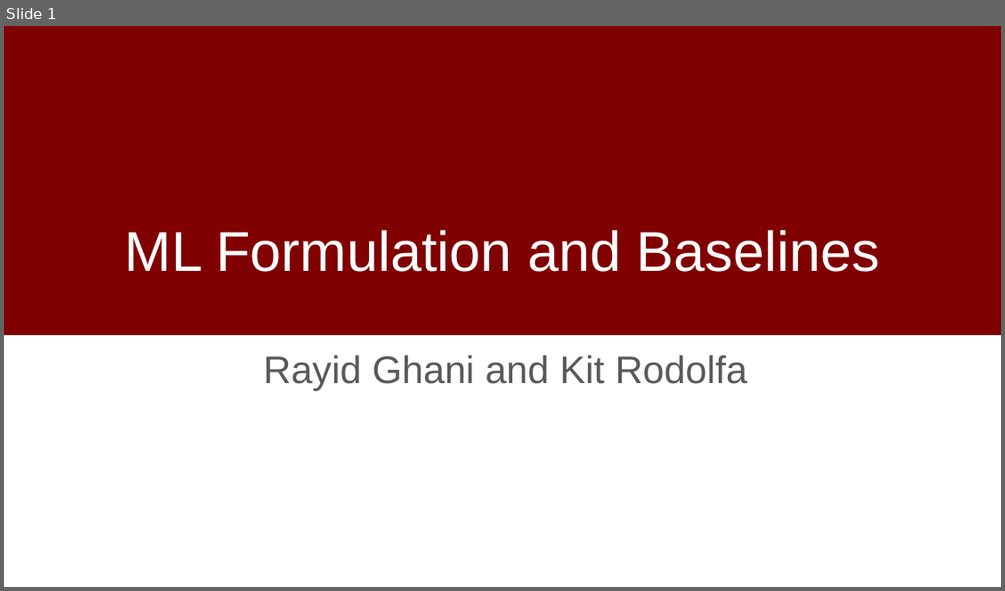
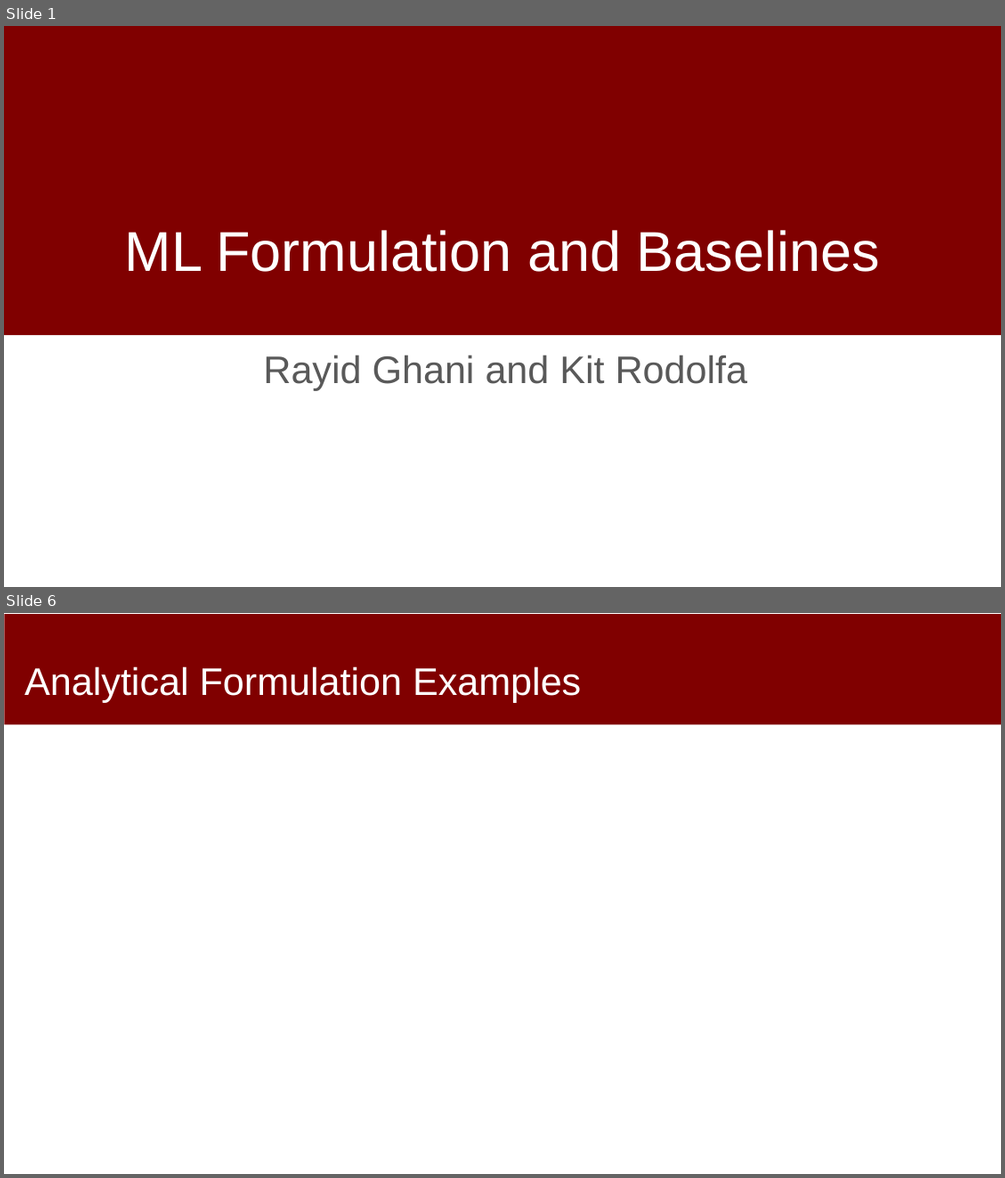
Before and after one commit to dssg/mlforpublicpolicylab, a slide deck: 03 - Data Exploration, Analytical Formulation, and Baselines/formulation-and-baselines.pptx. Shown one above the other, each under a label of ours: slide 1 before the commit, slides 1 and 6 after it; the slides between them are not shown. The pictures are 1005x591 and 1005x1178 pixels, drawn with LibreOffice and Linux fonts; fonts in the diff are those of the drawing; background and template pictures are left out. Boxes give left, top, right and bottom in pixels: in the first picture for what was removed or moved away, otherwise in the second. Text is boxed around its words. In the diff, an @@ line names an element or a change of style, - is before the commit and + after.

```diff
--- a/03 - Data Exploration, Analytical Formulation, and Baselines/formulation-and-baselines.pptx
+++ b/03 - Data Exploration, Analytical Formulation, and Baselines/formulation-and-baselines.pptx
@@ slide 6 added at [4, 613, 1001, 1174], background #FFFFFF @@
@@ rectangle added at [5, 614, 1001, 724], fill #800000 @@
@@ title added at [24, 666, 581, 703], 37 pt, text #FFFFFF @@
+Analytical Formulation Examples
```
Also in this commit, not shown: 3 slides changed, 5 other slides added, 2 slides removed.
